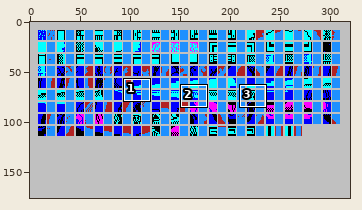
Sprite sheet -- SpriteRotate/ontiles.png. Above: a wide view before the commit, with the close-up outlined.
Close-up. Before:
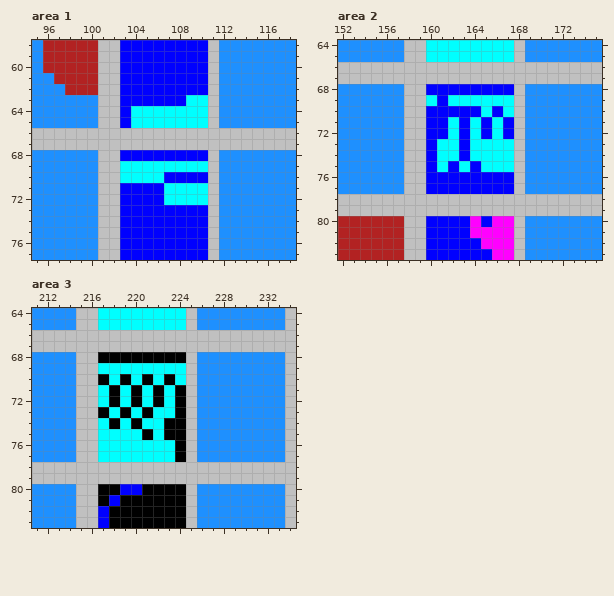
The file is 320x176 pixels. Shown: area 1: x 95..118, y 58..77; area 2: x 152..175, y 64..83; area 3: x 211..234, y 64..83. The commit also changed other parts of the picture, which this record leaves out.
And afterwards:
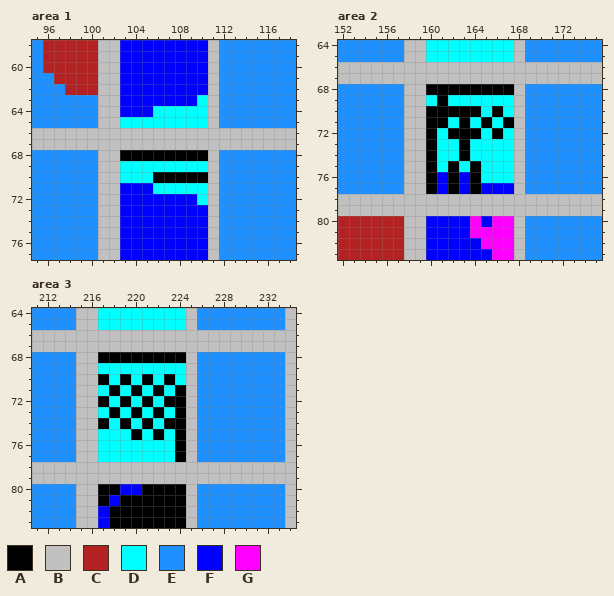
Palette (. is transparent): A #000000  B #c0c0c0  C #b22222  D #00ffff  E #1e90ff  F #0000ff  G #ff00ff
Edits made:
Area 1:
Colour D gives way to colour A in row 70 at x 106.
Colour F gives way to colour A in row 68 at x 103 to 110; in row 70 at x 107 to 110.
Colour F gives way to colour D in row 65 at x 103; in row 71 at x 106.
Colour D gives way to colour F in row 63 at x 109; in row 64 at x 104 to 105; in row 72 at x 107 to 109.
Area 2:
Colour D gives way to colour A in row 72 at x 162, 164 and 166.
Colour F gives way to colour A in row 68 at x 160 to 167; in row 69 at x 161; in row 70 at x 160 to 164 and 166; in row 71 at x 160 to 161, 163, 165 and 167; in rows 72 to 74 at x 160 and 163; in rows 75 to 77 at x 160, 162 and 164.
Colour F gives way to colour D in row 72 at x 161, 165 and 167; in row 76 at x 165 to 167.
Area 3:
Colour D gives way to colour A in row 72 at x 217, 219, 221 and 223; in row 73 at x 218, 220 and 222; in row 74 at x 217, 219 and 221; in row 75 at x 220 and 222.
Colour A gives way to colour D in row 72 at x 218, 220 and 222; in row 73 at x 217, 219 and 221; in row 74 at x 218 and 220; in row 75 at x 221 and 223.
